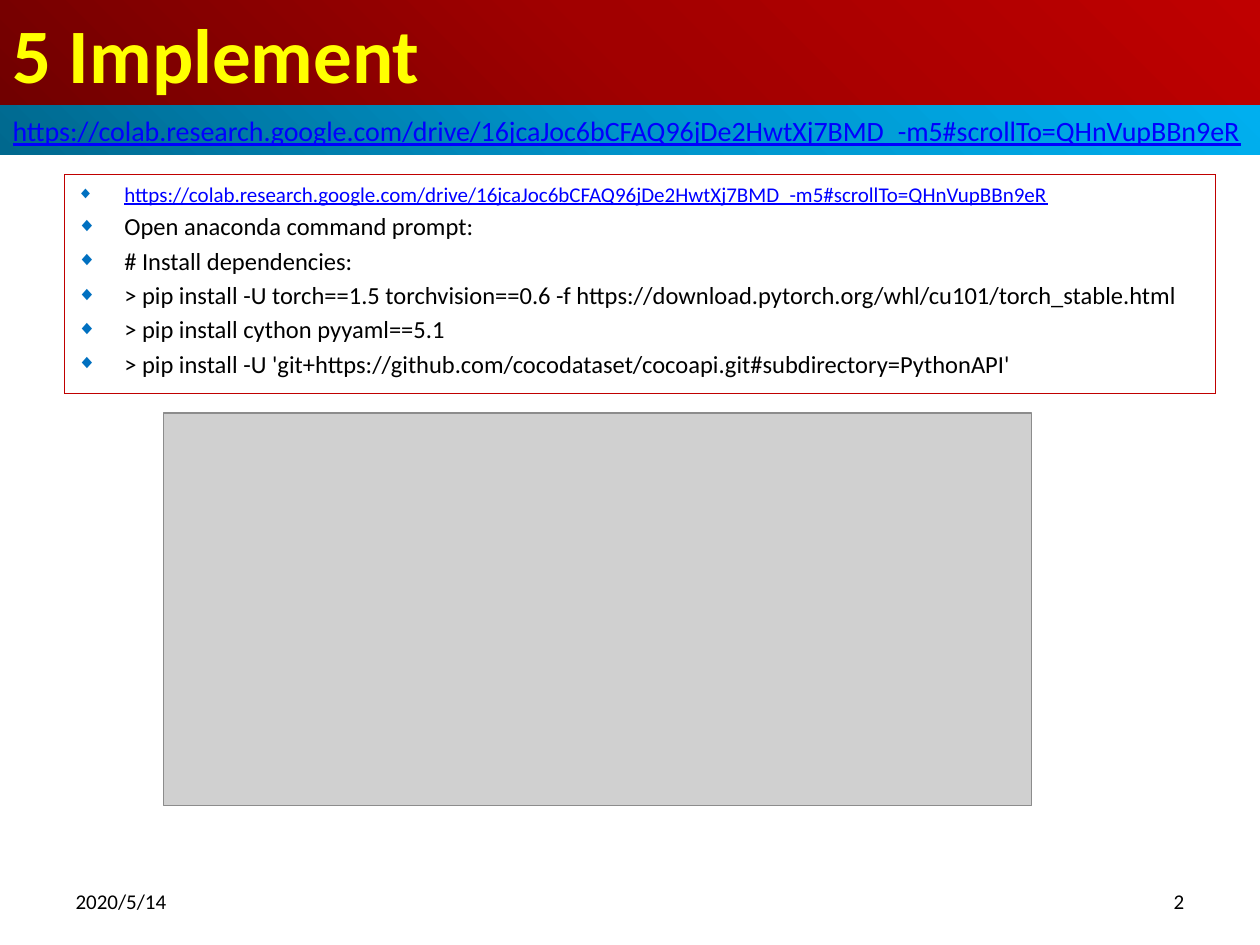
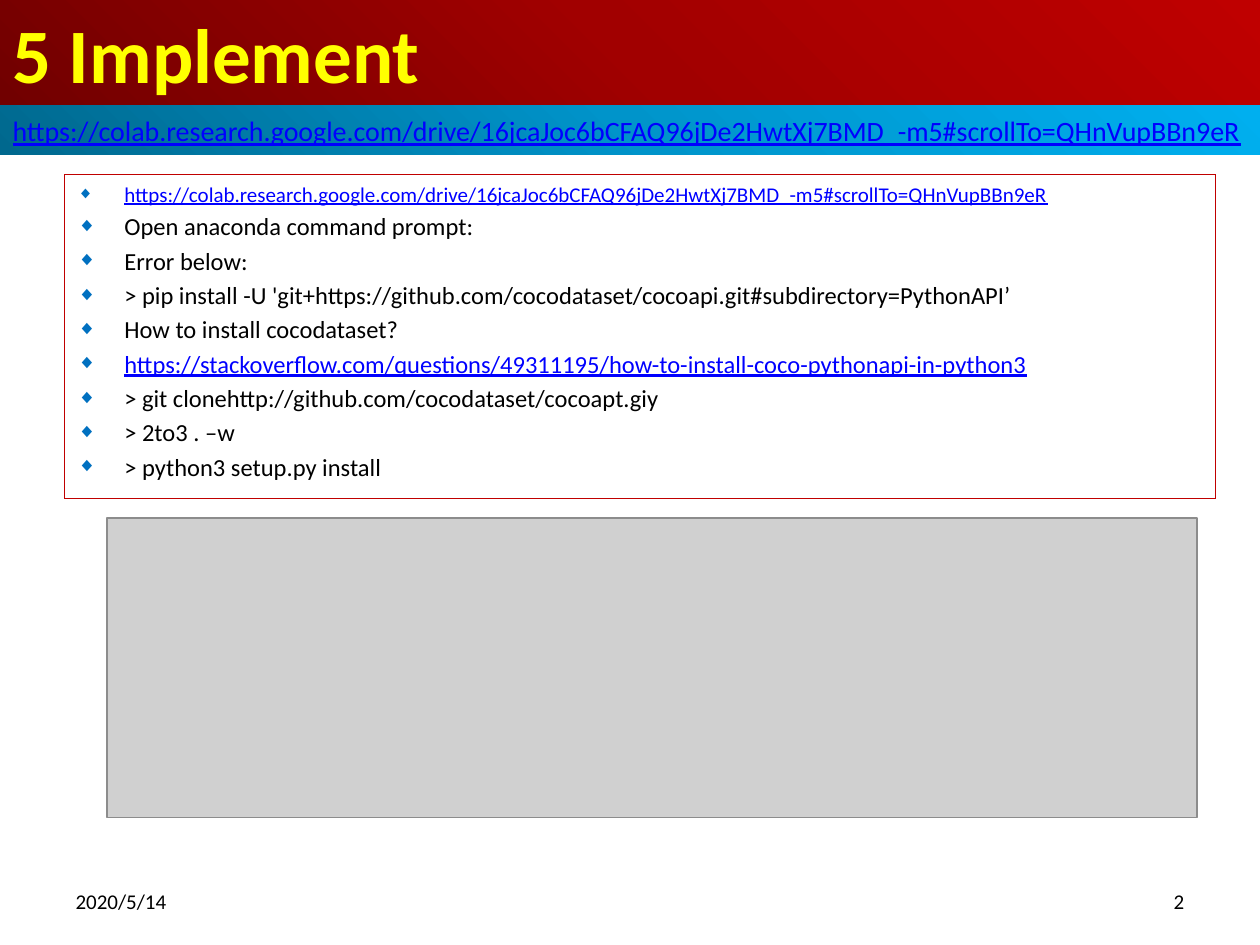
Before and after one commit to peterhchen/1000_PyTorch_FacialRecognition, a slide deck: slide 2 of 05_Implement.pptx. Drawn at 1260x945 pixels with LibreOffice and Linux fonts; fonts in the diff are those of the drawing; grey boxes stand for pictures. Boxes give left, top, right and bottom in pixels: in the first picture for what was removed or moved away, otherwise in the second. Text is boxed around its words. In the diff, an @@ line names an element or a change of style, - is before the commit and + after.

```diff
--- a/05_Implement.pptx
+++ b/05_Implement.pptx
@@ subtitle "https://colab.research.google.com/drive/16jcaJoc6bCFAQ96jDe2 ...": place and size @@
-subtitle "https://colab.research.google.com/drive/16jcaJoc6bCFAQ96jDe2 ..." at (64, 175, 1215, 393)
+subtitle "https://colab.research.google.com/drive/16jcaJoc6bCFAQ96jDe2 ..." at (64, 175, 1215, 499)
@@ subtitle at (124, 253, 1025, 480): text changed @@
-◆ # Install dependencies:
-◆ > pip install -U torch==1.5 torchvision==0.6 -f https://download.pytorch.org/whl/cu101/torch_stable.html
-◆ > pip install cython pyyaml==5.1
-◆ > pip install -U 'git+https://github.com/cocodataset/cocoapi.git#subdirectory=PythonAPI'
+◆ Error below:
+◆ > pip install -U 'git+https://github.com/cocodataset/cocoapi.git#subdirectory=PythonAPI’
+◆ How to install cocodataset?
+◆ https://stackoverflow.com/questions/49311195/how-to-install-coco-pythonapi-in-python3
+◆ > git clonehttp://github.com/cocodataset/cocoapt.giy
+◆ > 2to3 . –w
+◆ > python3 setup.py install
@@ picture: place and size @@
-picture at (164, 413, 1032, 806)
+picture at (107, 518, 1197, 818)
```
Also in this commit, not shown: 3 slides added, 3 other files.
